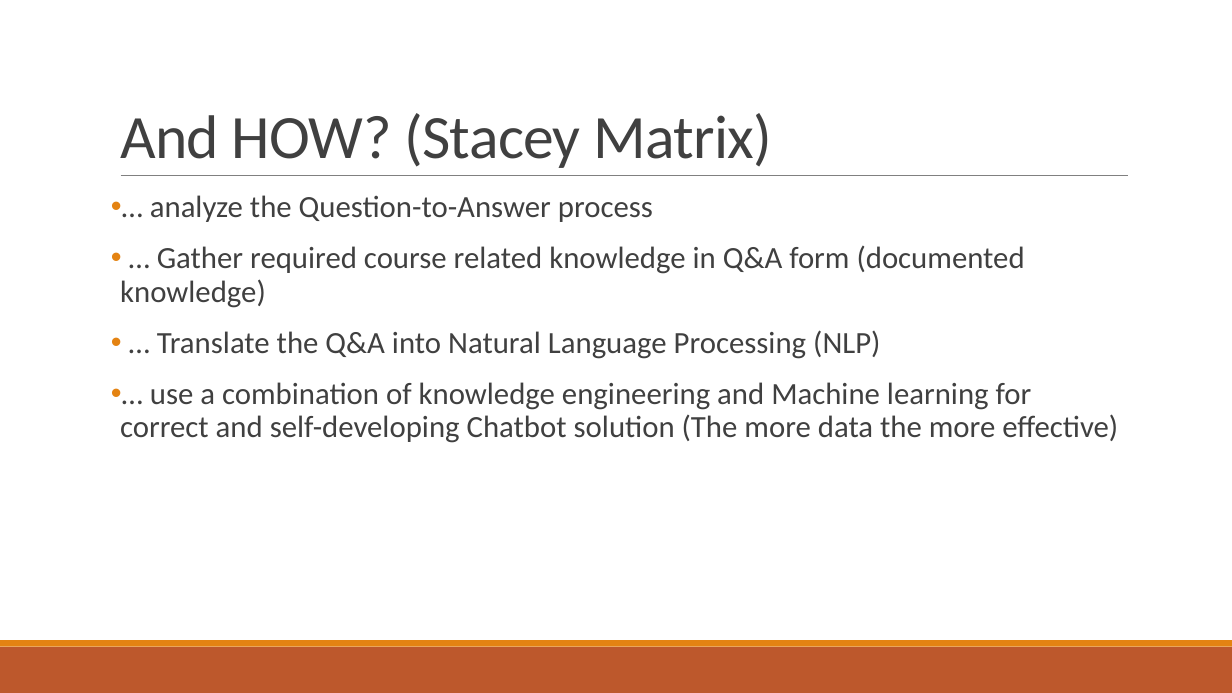
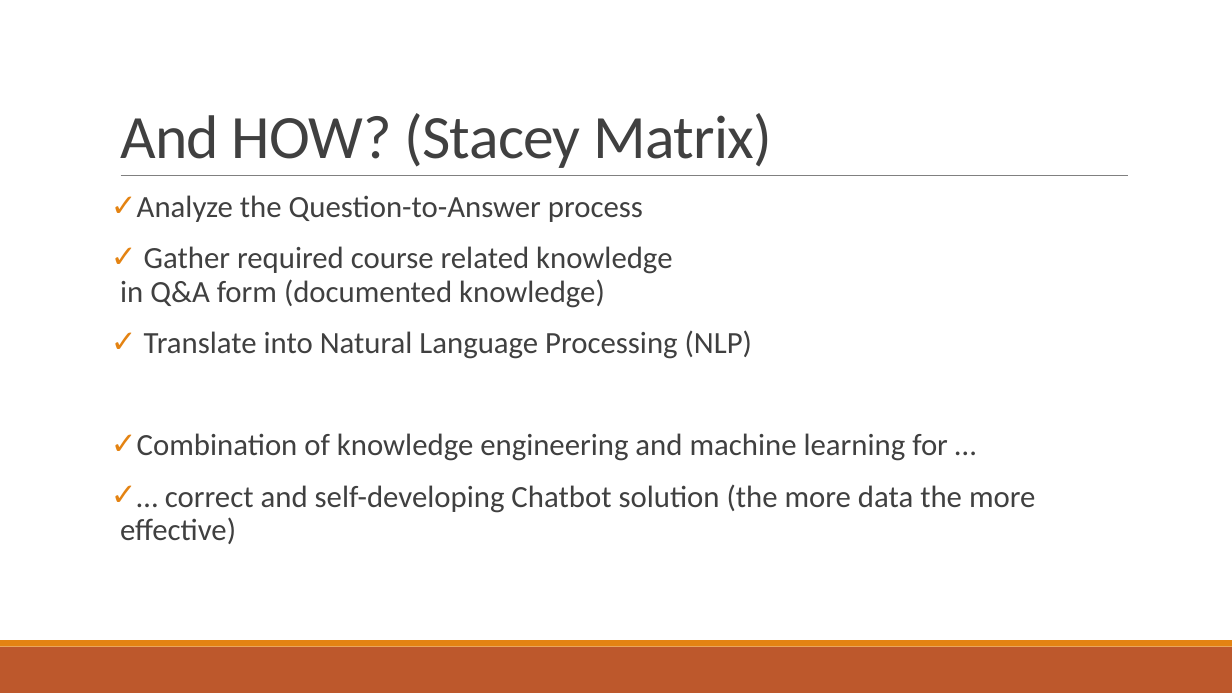
Before and after one commit to AgileBusinessAnalysis/05__TEAM, a slide deck: slide 6 of Prep Pitch.pptx. Drawn at 1232x693 pixels with LibreOffice and Linux fonts; fonts in the diff are those of the drawing. Boxes give left, top, right and bottom in pixels: in the first picture for what was removed or moved away, otherwise in the second. Text is boxed around its words. In the diff, an @@ line names an element or a change of style, - is before the commit and + after.

```diff
--- a/Prep Pitch.pptx
+++ b/Prep Pitch.pptx
@@ text at (120, 195, 1035, 544): text changed @@
-• … analyze the Question-to-Answer process
-• … Gather required course related knowledge in Q&A form (documented knowledge)
-• … Translate the Q&A into Natural Language Processing (NLP)
-• … use a combination of knowledge engineering and Machine learning for correct and self-developing Chatbot solution (The more data the more effective)
+✓ Analyze the Question-to-Answer process
+✓ Gather required course related knowledge
+  in Q&A form (documented knowledge)
+✓ Translate into Natural Language Processing (NLP)
+✓ Combination of knowledge engineering and machine learning for …
+✓ … correct and self-developing Chatbot solution (the more data the more effective)
```
Also in this commit, not shown: 6 other slides changed.
